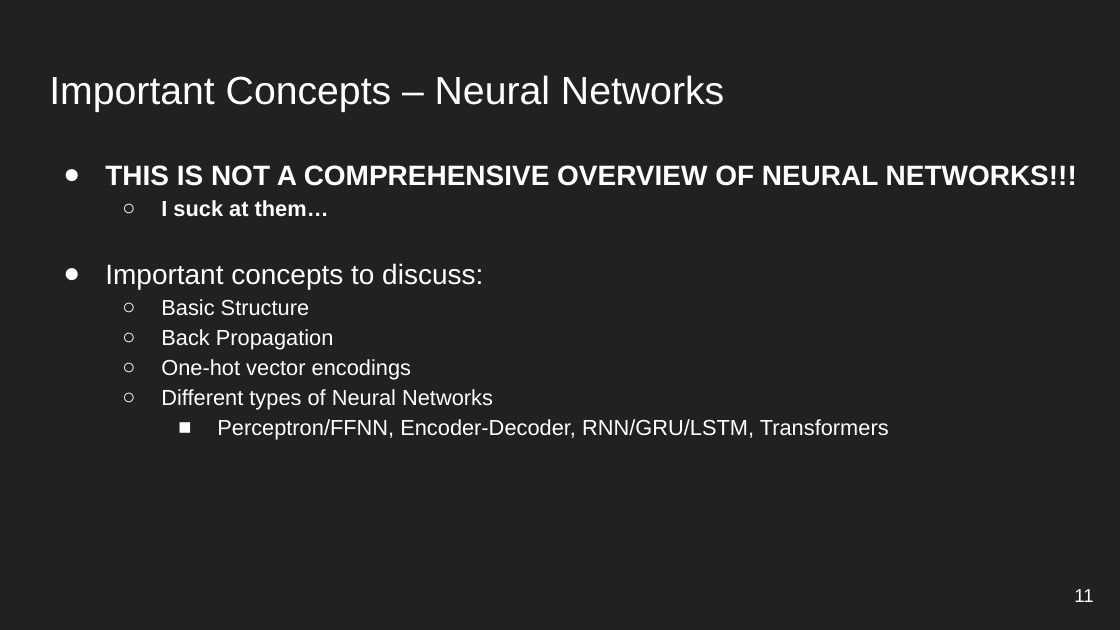
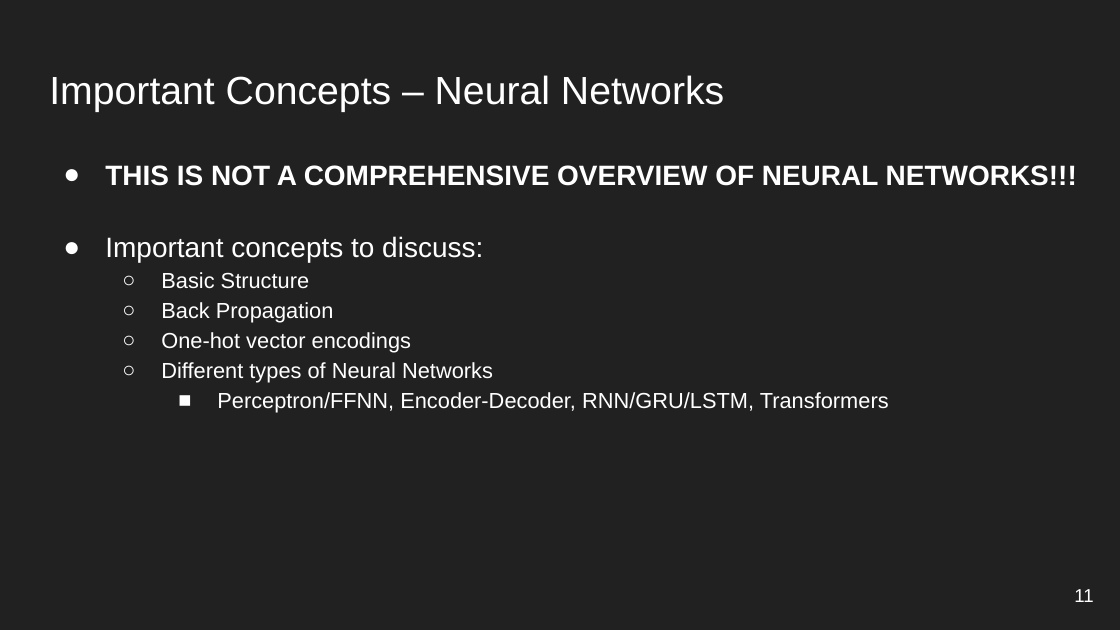
Before and after one commit to AlejandroCiuba/Guest_Lecture_LING1330, a slide deck: slide 11 of Lecture on Machine Translation, Alejandro Ciuba.pptx. Drawn at 1120x630 pixels with LibreOffice and Linux fonts; fonts in the diff are those of the drawing. Boxes give left, top, right and bottom in pixels: in the first picture for what was removed or moved away, otherwise in the second. Text is boxed around its words. In the diff, an @@ line names an element or a change of style, - is before the commit and + after.

```diff
--- a/Lecture on Machine Translation, Alejandro Ciuba.pptx
+++ b/Lecture on Machine Translation, Alejandro Ciuba.pptx
@@ text at (161, 200, 329, 217): paragraph removed @@
-  ○ I suck at them…
```
Also in this commit, not shown: 1 other slide changed, 1 other file.
